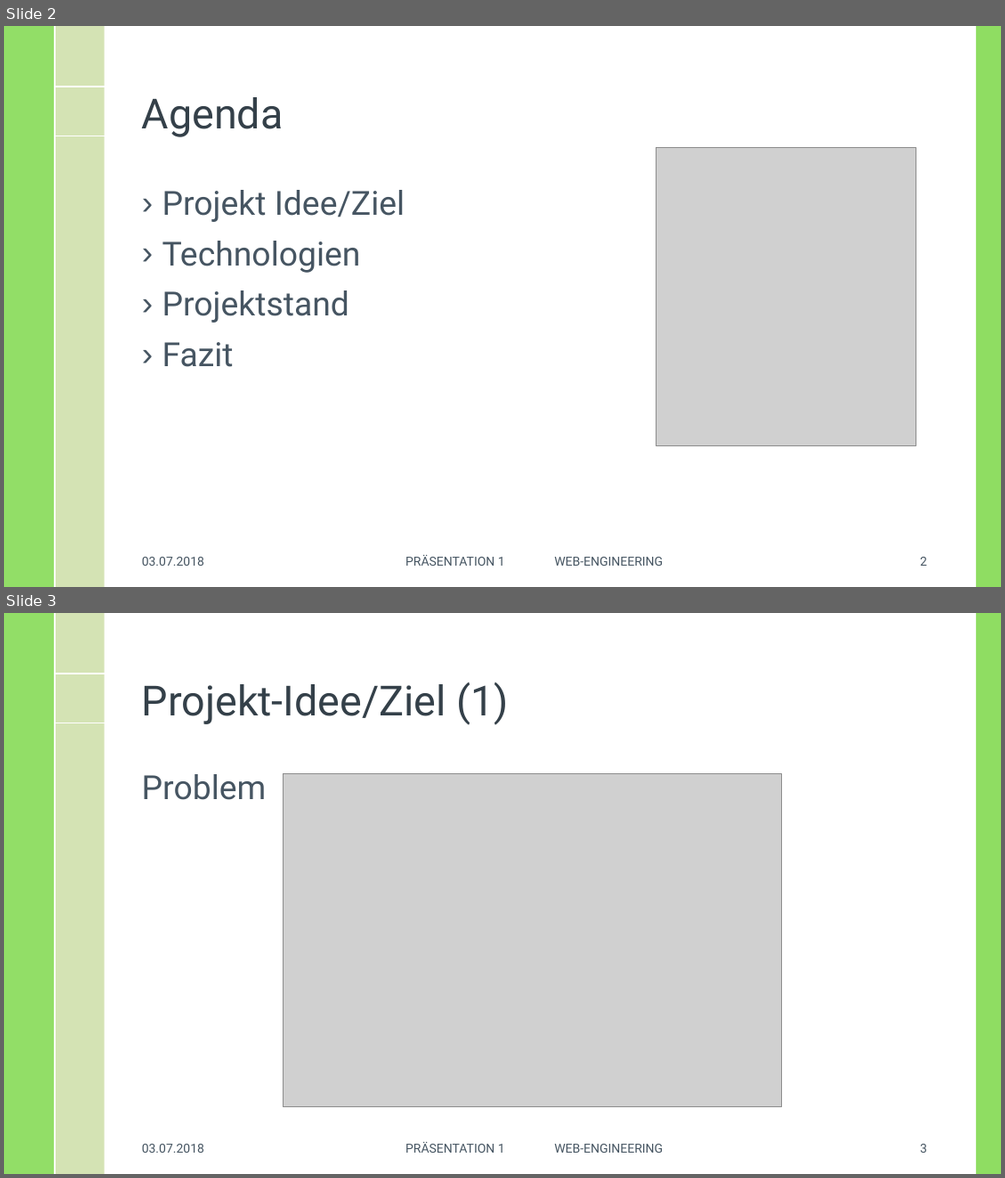
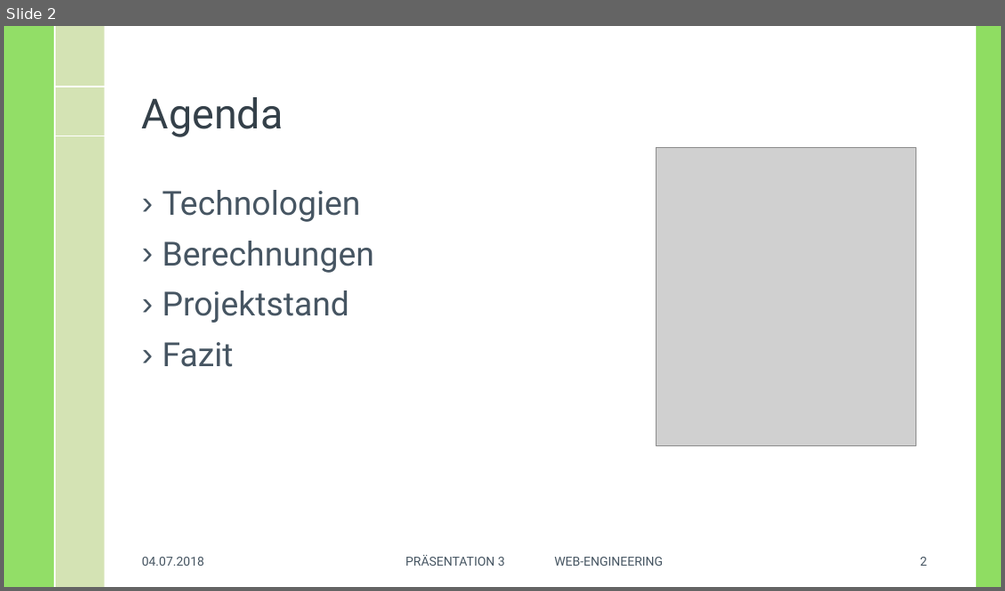
Before and after one commit to MasterInformatikHsBochum/data-app, a slide deck: Praesentation/WE-Präsentation3-06_07_18.pptx. Shown one above the other, each under a label of ours: slides 2 and 3 before the commit, slide 2 after it. The pictures are 1005x1178 and 1005x591 pixels, drawn with LibreOffice and Linux fonts; fonts in the diff are those of the drawing; grey boxes stand for pictures; background and template pictures are left out. Boxes give left, top, right and bottom in pixels: in the first picture for what was removed or moved away, otherwise in the second. Text is boxed around its words. In the diff, an @@ line names an element or a change of style, - is before the commit and + after.

```diff
--- a/Praesentation/WE-Präsentation3-06_07_18.pptx
+++ b/Praesentation/WE-Präsentation3-06_07_18.pptx
@@ slide 3 removed at (4, 613, 1001, 1174), background #FFFFFF; not listed: 6 template elements that a slide beside it also shows @@
@@ title removed at (142, 682, 508, 725) @@
-Projekt-Idee/Ziel (1)
@@ text removed at (142, 774, 267, 800) @@
-Problem
@@ picture removed at (283, 774, 781, 1107) @@
@@ text removed at (142, 1143, 204, 1152) @@
-03.07.2018
@@ text removed at (405, 1142, 663, 1152) @@
-PRÄSENTATION 1 WEB-ENGINEERING
@@ page number removed at (920, 1143, 927, 1152) @@
-3
@@ slide 2 changed as well @@
@@ text at (162, 190, 404, 222): paragraph removed @@
-› Projekt Idee/Ziel
@@ text at (162, 240, 374, 273): paragraph added @@
+› Berechnungen
@@ text at (142, 556, 204, 565): text changed @@
-03.07.2018
+04.07.2018
@@ text at (405, 555, 663, 565): text changed @@
-PRÄSENTATION 1 WEB-ENGINEERING
+PRÄSENTATION 3 WEB-ENGINEERING
```
Also in this commit, not shown: 14 other slides changed, 2 other slides removed.
